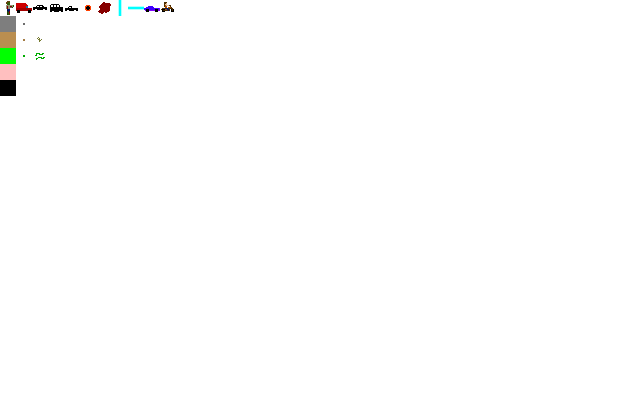
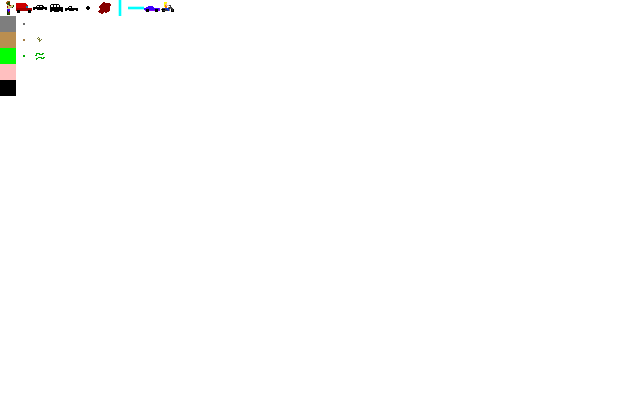
Two versions of the same layered image (640×400). Layer-by-layer changes:
painted on "bullet" over bbox(85, 5, 91, 11)
moved "zombie" above "bloodstain", painted on it over bbox(6, 1, 14, 15)
renamed "asphalt-bg copy #1" to "bike", painted on it over bbox(161, 2, 173, 11)
